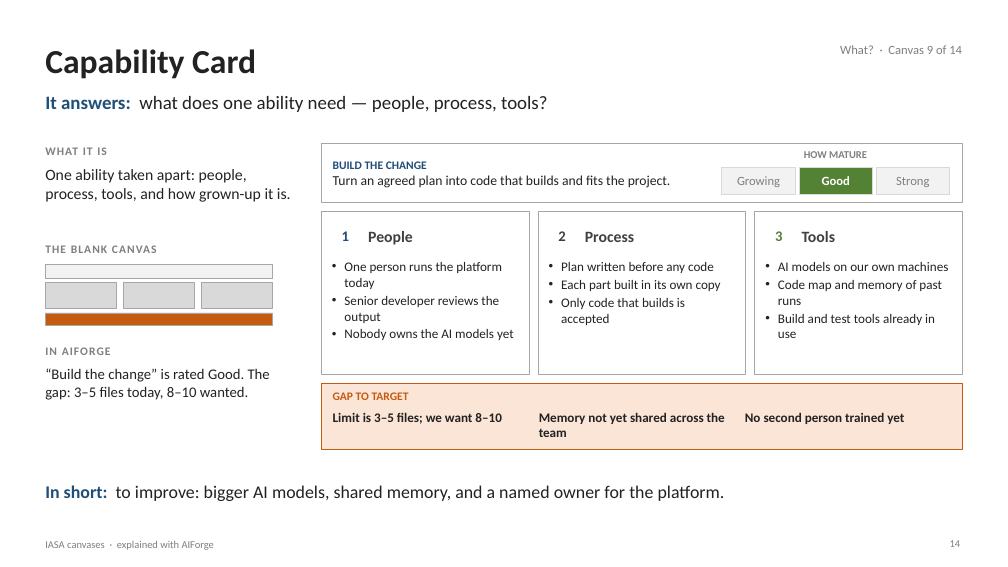
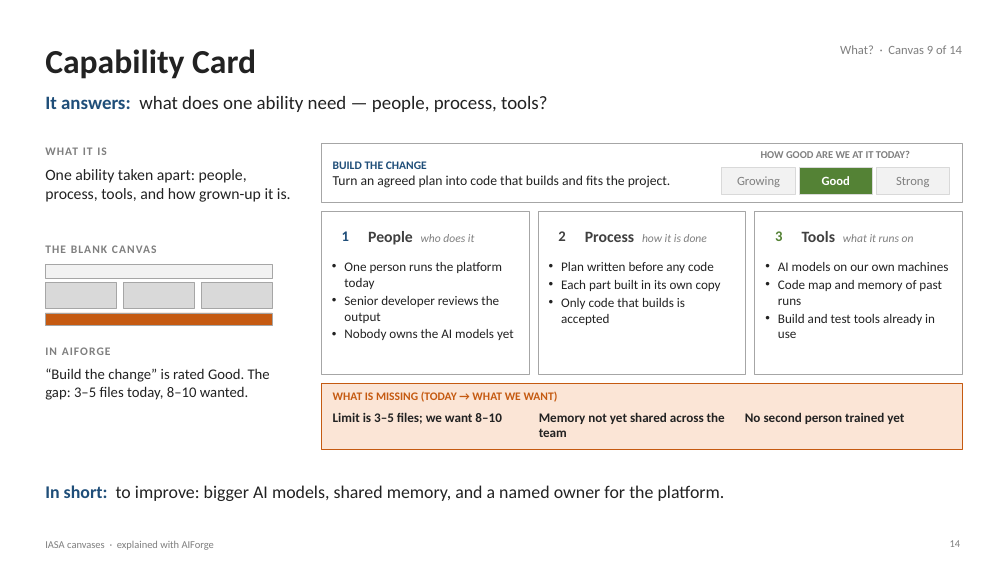
Before and after one commit to Manikanta-Reddy-Pasala/tools, a slide deck: slide 14 of course/iasa-aiforge/IASA-Canvases-with-AIForge.pptx. Drawn at 1008x567 pixels with LibreOffice and Linux fonts; fonts in the diff are those of the drawing. Boxes give left, top, right and bottom in pixels: in the first picture for what was removed or moved away, otherwise in the second. Text is boxed around its words. In the diff, an @@ line names an element or a change of style, - is before the commit and + after.

```diff
--- a/course/iasa-aiforge/IASA-Canvases-with-AIForge.pptx
+++ b/course/iasa-aiforge/IASA-Canvases-with-AIForge.pptx
@@ text at bbox=[761, 151, 910, 158]: text changed @@
-HOW MATURE
+HOW GOOD ARE WE AT IT TODAY?
@@ text at bbox=[368, 231, 475, 245]: text changed; size 15 to 11 pt; text colour #404040 to #7F7F7F; bold off; italic on @@
-People
+People who does it
@@ text at bbox=[585, 232, 707, 242]: text changed; size 15 to 11 pt; text colour #404040 to #7F7F7F; bold off; italic on @@
-Process
+Process how it is done
@@ text at bbox=[802, 231, 914, 242]: text changed; size 15 to 11 pt; text colour #404040 to #7F7F7F; bold off; italic on @@
-Tools
+Tools what it runs on
@@ text at bbox=[333, 391, 558, 402]: text changed @@
-GAP TO TARGET
+WHAT IS MISSING (TODAY → WHAT WE WANT)
```
Also in this commit, not shown: 11 other slides changed, 2 other files.
